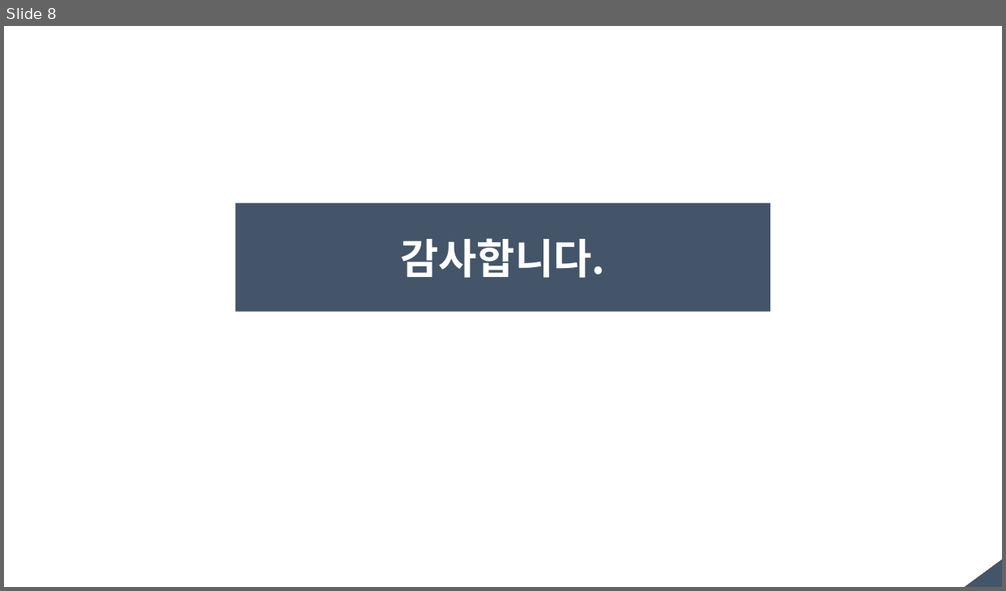
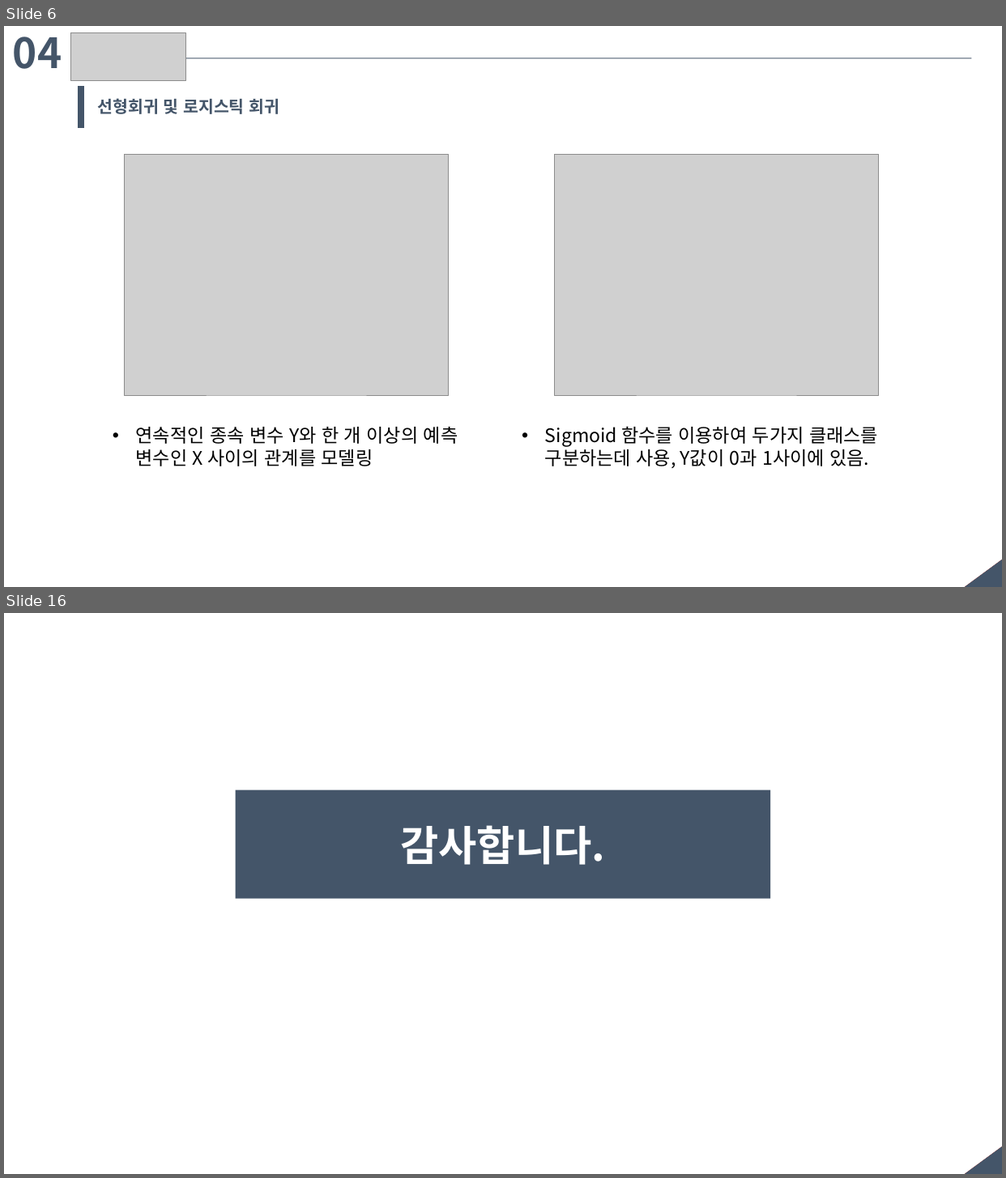
Before and after one commit to Nanjangpan/Machine_Learnig_algorithm_cheat_sheat, a slide deck: Machine_Learnig_algorithm_cheat_sheat.ppt. Shown one above the other, each under a label of ours: slide 8 before the commit, slides 6 and 16 after it; the slides between them are not shown. The pictures are 1006x591 and 1006x1178 pixels, drawn with LibreOffice and Linux fonts; fonts in the diff are those of the drawing; grey boxes stand for pictures. Boxes give left, top, right and bottom in pixels: in the first picture for what was removed or moved away, otherwise in the second. Text is boxed around its words. In the diff, an @@ line names an element or a change of style, - is before the commit and + after.

```diff
--- a/Machine_Learnig_algorithm_cheat_sheat.ppt
+++ b/Machine_Learnig_algorithm_cheat_sheat.ppt
@@ slide 6 added at (4, 26, 1002, 587), background #FFFFFF; not listed: 2 template elements that a slide beside it also shows @@
@@ text added at (13, 37, 62, 69), 40 pt, text #445569, bold @@
+04
@@ picture added at (70, 32, 185, 80) @@
@@ line added from (185, 58) to (971, 58), #445569 0.74 pt @@
@@ rectangle added at (78, 87, 83, 128), fill #445569, outline #445569 0.99 pt @@
@@ text added at (98, 98, 279, 114), 16 pt, text #445569, bold @@
+선형회귀 및 로지스틱 회귀
@@ group added at (125, 155, 879, 468): 2 pictures, 2 texts @@
+• 연속적인 종속 변수 Y와 한 개 이상의 예측 변수인 X 사이의 관계를 모델링
+• Sigmoid 함수를 이용하여 두가지 클래스를 구분하는데 사용, Y값이 0과 1사이에 있음.
@@ what was slide 8 is now slide 16 @@
```
Also in this commit, not shown: 3 slides changed, 7 other slides added.
